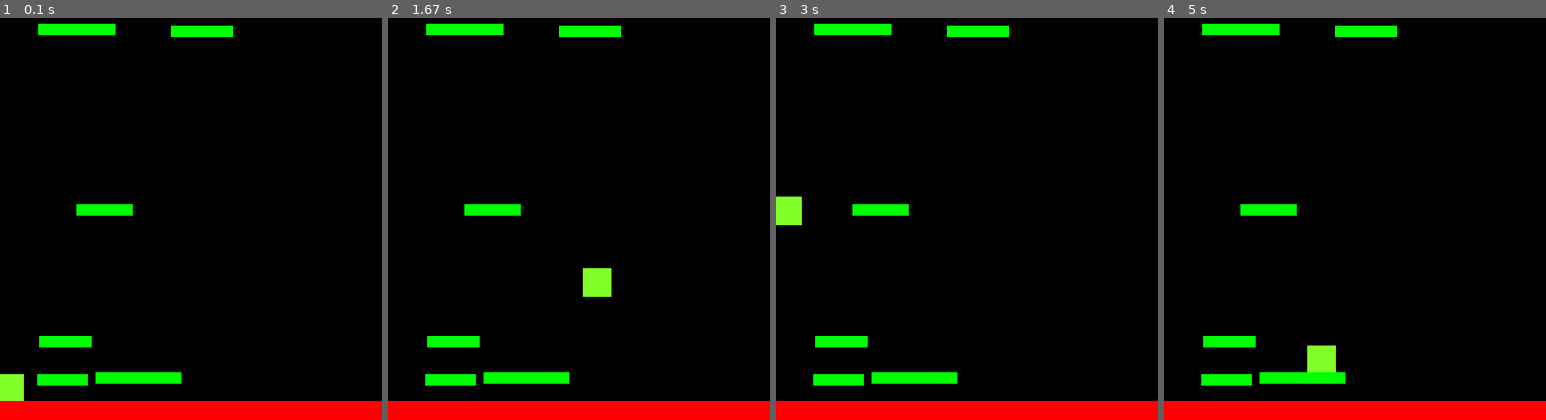
Above: before the commit, frames 1-4 (left to right).
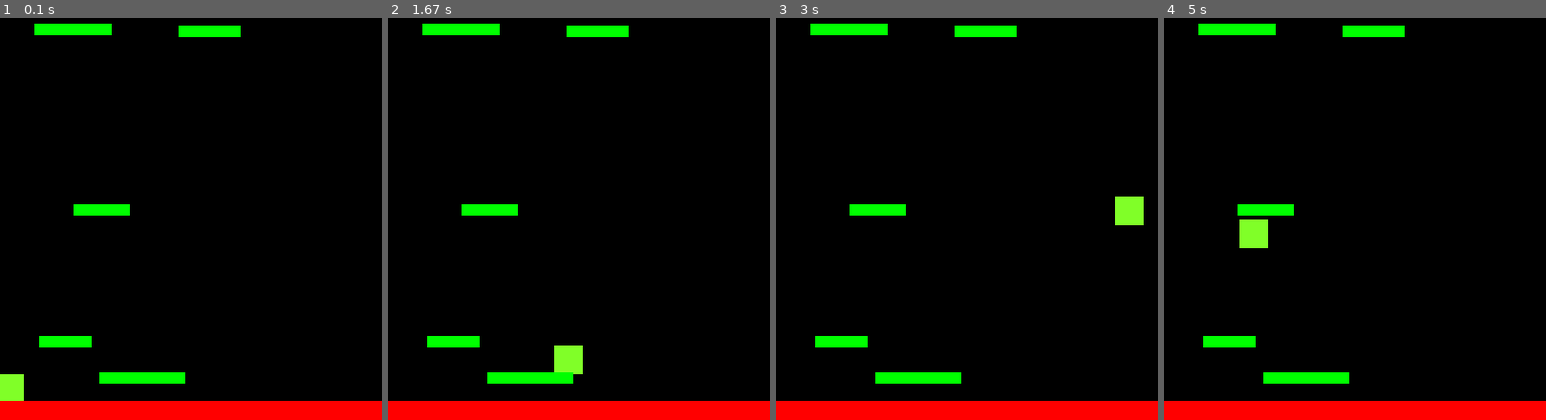
Above: after the commit, the same moments.

Repository: faircm/pygame_platformer
Game: pygame game, started from Game.py
The game is run twice, just before and just after one commit, with the same random seed, the same clock (stepped at 60 frames per second) and the same inputs.
Inputs:
- Up to frame 1 (0.1 s): no input
- Up to frame 2 (1.67 s): hold Right 0.33-0.8 s; hold Up 0.83-1.13 s; hold Right 1.17-1.63 s
- Up to frame 3 (3 s): hold Left 1.67-2.2 s; hold Left 2.23-2.63 s; hold Up from 2.67 s (still down)
- Up to frame 4 (5 s): release Up at 3.03 s; hold Right 3.07-3.7 s; hold Left 3.73-4.2 s; hold Right 4.23-4.7 s; hold Up from 4.73 s (still down)

The runs differ from the first frame. In frame 1, 0.6% of the frame differs, in the area x 9-63%, y 1-92%; in frame 2, 1.7%; in frame 3, 1.7%; in frame 4, 1.7%.

Commit message:
Refine game loop, add game over screen

Diff:
--- a/Game.py
+++ b/Game.py
@@ -1,11 +1,13 @@
 import sys
 import random
+import time
 import pygame
 from pygame.locals import *
 import Player
 import Platform
 
 pygame.init()
+game_over = False
 
 # Two dimensional vector
 vec = pygame.math.Vector2
@@ -16,6 +18,9 @@
 FRIC = -0.12
 FPS = 60
 
+lg_text = pygame.font.Font(None, 72)
+sm_text = pygame.font.Font(None, 24)
+
 frames_per_sec = pygame.time.Clock()
 
 display_surface = pygame.display.set_mode((WIDTH, HEIGHT))
@@ -25,30 +30,37 @@
 platforms = pygame.sprite.Group()
 all_sprites = pygame.sprite.Group()
 
-# Create player sprite and bottom platform
-player_1 = Player.Player()
 
-bottom = Platform.Platform()
-bottom.surf = pygame.Surface((WIDTH, 20))
-bottom.surf.fill((255, 0, 0))
-bottom.rect = bottom.surf.get_rect(center=(WIDTH / 2, HEIGHT - 10))
+def generate_assets():
+    global player_1
+    global bottom
+    # Create player sprite and bottom platform
+    player_1 = Player.Player()
 
-all_sprites.add(player_1)
-all_sprites.add(bottom)
-platforms.add(bottom)
+    bottom = Platform.Platform()
+    bottom.surf = pygame.Surface((WIDTH, 20))
+    bottom.surf.fill((255, 0, 0))
+    bottom.rect = bottom.surf.get_rect(center=(WIDTH / 2, HEIGHT - 10))
+
+    all_sprites.add(player_1)
+    all_sprites.add(bottom)
+    platforms.add(bottom)
 
 
 def generate_platforms():
+    new_platforms = []
     if not platforms:
-        while len(platforms) < 7:
+        while len(platforms) + len(new_platforms) < 7:
             width = random.randrange(50, 75)
-            pl = Platform.Platform()
-            pl.rect.center = (
-                random.randrange(0, WIDTH - width),
-                random.randrange(-50, 0),
-            )
-            platforms.add(pl)
-            all_sprites.add(pl)
+            C = True
+            while C:
+                pl = Platform.Platform()
+                pl.rect.center = (
+                    random.randrange(0, WIDTH - width),
+                    random.randrange(-50, 0),
+                )
+                C = pl.check_collision(list(platforms) + new_platforms)
+            new_platforms.append(pl)
 
     else:
         # Find highest platform (smallest y val) to prevent new platforms from generating below old platforms
@@ -56,21 +68,27 @@
         for platform in platforms:
             if platform.rect.y < highest_platform.rect.y:
                 highest_platform = platform
-        while len(platforms) < 7:
+        while len(platforms) + len(new_platforms) < 7:
             width = random.randrange(50, 100)
-            pl = Platform.Platform()
-            pl.rect.center = (
-                random.randrange(0, WIDTH - width),
-                random.randrange(-50, highest_platform.rect.y + 15),
-            )
-            platforms.add(pl)
-            all_sprites.add(pl)
+            C = True
+            while C:
+                pl = Platform.Platform()
+                pl.rect.center = (
+                    random.randrange(0, WIDTH - width),
+                    random.randrange(-50, highest_platform.rect.y + 15),
+                )
+                C = pl.check_collision(list(platforms) + new_platforms)
+            new_platforms.append(pl)
+    for platform in new_platforms:
+        platforms.add(platform)
+        all_sprites.add(platform)
 
 
+# Initial player + ground generation
+generate_assets()
 # Initial platform generation
 generate_platforms()
 
-# Game loop
 while True:
     for event in pygame.event.get():
         if event.type == pygame.locals.QUIT:
@@ -79,22 +97,59 @@
         if event.type == pygame.KEYDOWN:
             if event.key == pygame.K_UP:
                 player_1.jump(platforms)
+        if event.type == pygame.KEYUP:
+            if event.key == pygame.K_UP:
+                player_1.cancel_jump()
+            if event.key == pygame.K_ESCAPE and game_over:
+                pygame.quit()
+                sys.exit()
+            if event.key == pygame.K_RETURN and game_over:
+                game_over = False
+                generate_assets()
+                generate_platforms()
+    if not game_over:
+        display_surface.fill((0, 0, 0))
 
-    display_surface.fill((0, 0, 0))
+        # Generate new platforms as player moves up
+        if player_1.rect.top <= HEIGHT / 3:
+            player_1.pos.y += abs(player_1.vel.y)
+            for platform in platforms:
+                platform.rect.y += abs(player_1.vel.y)
+                if platform.rect.top >= HEIGHT:
+                    platform.kill()
+            generate_platforms()
+        for sprite in all_sprites:
+            display_surface.blit(sprite.surf, sprite.rect)
 
-    # Generate new platforms only if the player has moved up
-    if player_1.rect.top <= HEIGHT / 3:
-        player_1.pos.y += abs(player_1.vel.y)
-        for platform in platforms:
-            platform.rect.y += abs(player_1.vel.y)
-            if platform.rect.top >= HEIGHT:
-                platform.kill()
-        generate_platforms()
+        if player_1.rect.top > HEIGHT:
+            game_over = True
+        player_1.move()
+        player_1.update(platforms)
+        pygame.display.update()
+        frames_per_sec.tick(FPS)
 
-    for sprite in all_sprites:
-        display_surface.blit(sprite.surf, sprite.rect)
-
-    player_1.move()
-    player_1.update(platforms)
-    pygame.display.update()
-    frames_per_sec.tick(FPS)
+    else:
+        for entity in all_sprites:
+            entity.kill()
+            display_surface.fill((0, 0, 0))
+            game_over_text = lg_text.render("Game Over", True, (255, 255, 255))
+            retry_text = sm_text.render(
+                "Press 'Enter' to try again, or 'Esc' to quit",
+                True,
+                (255, 255, 255),
+            )
+            display_surface.blit(
+                game_over_text,
+                (
+                    WIDTH / 2 - game_over_text.get_width() / 2,
+                    HEIGHT / 2 - game_over_text.get_height() / 2,
+                ),
+            )
+            display_surface.blit(
+                retry_text,
+                (
+                    WIDTH / 2 - retry_text.get_width() / 2,
+                    HEIGHT - 20 - retry_text.get_height() - 20,
+                ),
+            )
+            pygame.display.update()
--- a/Platform.py
+++ b/Platform.py
@@ -20,3 +20,20 @@
         self.rect = self.surf.get_rect(
             center=(random.randint(0, WIDTH - 10), random.randint(0, HEIGHT - 30))
         )
+
+    def check_collision(self, groupies):
+        if pygame.sprite.spritecollideany(self, groupies):
+            return True
+        else:
+            for entity in groupies:
+                if entity == self:
+                    continue
+                if (abs(self.rect.top - entity.rect.bottom) < 50) and (
+                    abs(self.rect.bottom - entity.rect.top) < 50
+                ):
+                    if abs(self.rect.left - entity.rect.right < 50) or (
+                        abs(self.rect.right - entity.rect.left < 50)
+                    ):
+                        return True
+        C = False
+        return False
--- a/Player.py
+++ b/Player.py
@@ -21,6 +21,8 @@
         self.pos = vec((10, 430))
         self.vel = vec(0, 0)
         self.acc = vec(0, 0)
+
+        self.jumping = False
 
     def move(self):
         self.acc = vec(0, 0.5)
@@ -46,12 +48,35 @@
 
     def jump(self, platforms):
         hits = pygame.sprite.spritecollide(self, platforms, False)
-        if hits:
+        if hits and not self.jumping:
+            self.jumping = True
             self.vel.y = -15
 
+    def cancel_jump(self):
+        if self.jumping and self.vel.y < -3:
+            self.vel.y = -3
+            self.jumping = False
+
     def update(self, platforms):
+        self.check_y_collisions(platforms)
+        self.check_x_collisions(platforms)
+
+    def check_y_collisions(self, platforms):
         hits = pygame.sprite.spritecollide(self, platforms, False)
         if self.vel.y > 0:
             if hits:
-                self.pos.y = hits[0].rect.top + 1
-                self.vel.y = 0
+                if self.pos.y < hits[0].rect.bottom:
+                    self.pos.y = hits[0].rect.top + 1
+                    self.vel.y = 0
+                    self.jumping = False
+
+    def check_x_collisions(self, platforms):
+        hits = pygame.sprite.spritecollide(self, platforms, False)
+        if self.vel.x > 0:
+            if hits:
+                if self.pos.x < hits[0].rect.left:
+                    self.pos.x = hits[0].rect.left - 1
+                    self.vel.x = 0
+                if self.pos.x > hits[0].rect.right:
+                    self.pos.x = hits[0].rect.right + 1
+                    self.vel.x = 0
